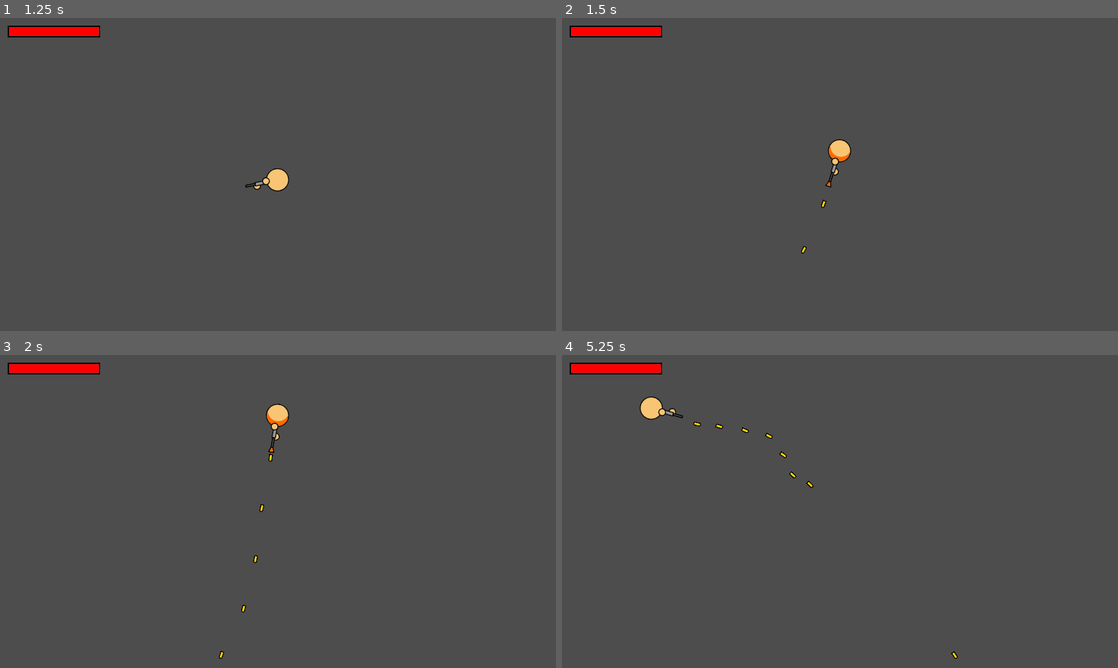
Above: before the commit, frames 1-4 (two rows, left to right).
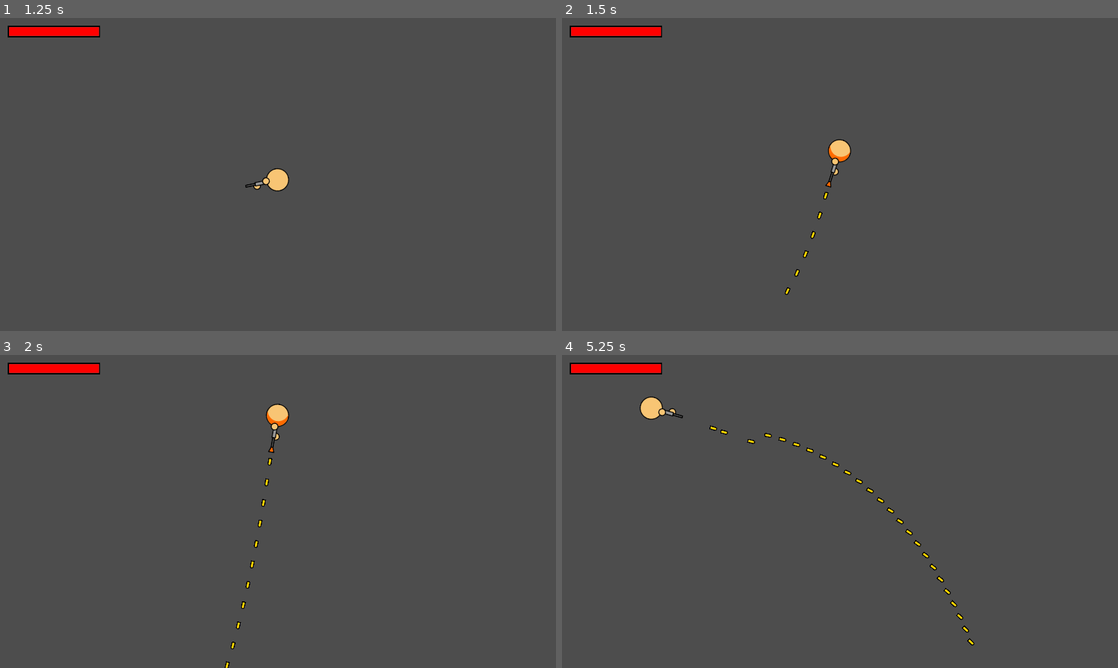
Above: after the commit, the same moments.

Repository: harveythomas0/Shooter
Game: Godot game, scene res://ui/menus/main_menu.tscn
The game is run twice, just before and just after one commit, with the same random seed, the same clock (stepped at 60 frames per second) and the same inputs.
Inputs (mouse positions are in pixels of both pictures, inside the frame that each line leads up to):
- Up to frame 1 (1.25 s): click (172, 202) at 0.5 s
- Up to frame 2 (1.5 s): tap Enter at 1.25 s; move the mouse to (812, 237) at 1.27 s; press the mouse at (812, 237) at 1.28 s; hold W (up) from 1.28 s (still down)
- Up to frame 3 (2 s): keep holding W (up)
- Up to frame 4 (5.25 s): move the mouse to (1006, 558) at 2.02 s; release the mouse at (1006, 558) at 2.03 s; click (1006, 558) at 2.1 s; move the mouse to (673, 464) at 2.77 s; release W (up) at 2.78 s; press the mouse at (673, 464) at 2.78 s; hold A (left) 2.78-4.28 s; move the mouse to (867, 511) at 3.52 s; release the mouse at (867, 511) at 3.53 s; click (867, 511) at 3.6 s; move the mouse to (756, 433) at 4.27 s; press the mouse at (756, 433) at 4.28 s; hold S (down) 4.28-5.03 s; move the mouse to (962, 495) at 5.02 s; release the mouse at (962, 495) at 5.03 s; hold D (right) from 5.03 s (still down); click (962, 495) at 5.1 s

Frame 1 is identical in both runs. In frame 2, 0.1% of the frame differs, in the area x 40-48%, y 55-89%; in frame 3, 0.2%; in frame 4, 0.5%, in the area x 23-75%, y 21-98%.

Commit message:
refactor

Diff:
--- a/gun.gd
+++ b/guns/gun.gd
@@ -7,18 +7,25 @@
 var bullet_spread: float
 var bullet_speed: float
 
+var default_anim_name: String
+var shoot_anim_name: String
 
-func _init(_fire_rate: float, _bullet_damage: float, _bullet_number: int, _bullet_spread: float, _bullet_speed: float) -> void:
+
+func _init(_fire_rate: float, _bullet_damage: float, _bullet_number: int, _bullet_spread: float, _bullet_speed: float,
+		_default_anim_name: String, _shoot_anim_name: String) -> void:
 	fire_rate = _fire_rate
 	bullet_damage = _bullet_damage
 	bullet_number = _bullet_number
 	bullet_spread = _bullet_spread
 	bullet_speed = _bullet_speed
+	default_anim_name = _default_anim_name
+	shoot_anim_name = _shoot_anim_name
 
 
-func shoot(position: Vector2, rotation: float, bullet: PackedScene, bullet_manager: Node2D, attack_cooldown: Timer) -> bool:
+func shoot(position: Vector2, rotation: float, bullet: PackedScene, bullet_manager: Node2D, attack_cooldown: Timer,
+		animated_sprite: AnimatedSprite2D) -> void:
 	if not attack_cooldown.is_stopped():
-		return false
+		return
 
 	for i in range(bullet_number):
 		var new_bullet = bullet.instantiate()
@@ -28,8 +35,13 @@
 
 	attack_cooldown.start(1 / fire_rate)
 
-	return true
+	animated_sprite.play(shoot_anim_name)
 
 
 func apply_spread(bullet: Bullet) -> void:
 	bullet.rotation_degrees += randf_range(-bullet_spread, bullet_spread)
+
+
+func reset_animation(animated_sprite: AnimatedSprite2D) -> void:
+	if animated_sprite.animation == shoot_anim_name:
+		animated_sprite.play(default_anim_name)
--- /dev/null
+++ b/guns/guns.gd
@@ -0,0 +1,15 @@
+"""
+Order for parameters:
+	1. Fire Rate
+	2. Bullet Damage
+	3. Bullet Number
+	4. Bullet Spread
+	5. Bullet Speed
+	6. Default Animation Name
+	7. Shoot Animation Name
+"""
+
+class_name Guns
+
+
+var assault_rifle: Gun = Gun.new(1000, 1, 1, 0, 1000, "ar_default", "ar_shoot")
--- a/player/player.gd
+++ b/player/player.gd
@@ -14,12 +14,13 @@
 @onready var bullet_manager: Node2D = get_parent().get_node("BulletManager")
 @onready var bullet: PackedScene = preload("res://bullets & projectiles/bullet.tscn")
 
+@onready var arsenal = Guns.new()
+@onready var gun: Gun = arsenal.assault_rifle
+
 @onready var health: float = max_health:
 	set(new_value):
 		health = new_value
 		emit_signal("health_changed", (health / max_health) * 100)
-
-var assault_rifle: Gun = Gun.new(10, 1, 1, 3, 500)
 
 
 func _physics_process(delta: float):
@@ -41,21 +42,11 @@
 
 
 func shoot():
-	var has_shot: bool = assault_rifle.shoot(shoot_marker.global_position, rotation, bullet, bullet_manager, attack_cooldown)
-
-	if has_shot:
-		animated_sprite.play("shoot")
-
-	#if attack_cooldown.is_stopped():
-		#animated_sprite.play("shoot")
-		#var new_bullet: Bullet = bullet.instantiate()
-		#emit_signal("player_has_shot", new_bullet, shoot_marker.global_position, rotation)
-		#attack_cooldown.start()
+	gun.shoot(shoot_marker.global_position, rotation, bullet, bullet_manager, attack_cooldown, animated_sprite)
 
 
 func _on_animation_finished():
-	if animated_sprite.animation == "shoot":
-		animated_sprite.play("default")
+	gun.reset_animation(animated_sprite)
 
 
 func handle_enemy_attack(damage: float):
--- a/player/player.tscn
+++ b/player/player.tscn
@@ -18,7 +18,7 @@
 "texture": SubResource("AtlasTexture_elfq4")
 }],
 "loop": false,
-"name": &"default",
+"name": &"ar_default",
 "speed": 10.0
 }, {
 "frames": [{
@@ -26,7 +26,7 @@
 "texture": SubResource("AtlasTexture_2ixbs")
 }],
 "loop": false,
-"name": &"shoot",
+"name": &"ar_shoot",
 "speed": 10.0
 }]
 
@@ -41,8 +41,8 @@
 [node name="AnimatedSprite2D" type="AnimatedSprite2D" parent="."]
 position = Vector2(40, 0)
 sprite_frames = SubResource("SpriteFrames_go5cj")
-animation = &"shoot"
-autoplay = "default"
+animation = &"ar_shoot"
+autoplay = "ar_default"
 
 [node name="CollisionShape2D" type="CollisionShape2D" parent="."]
 shape = SubResource("CircleShape2D_54y4t")
